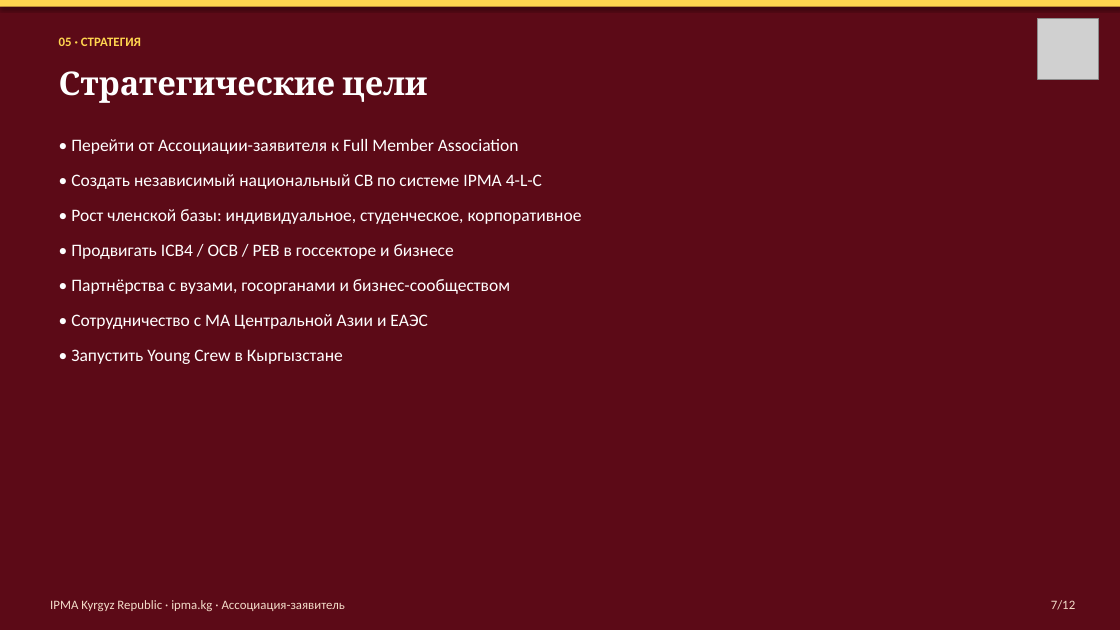
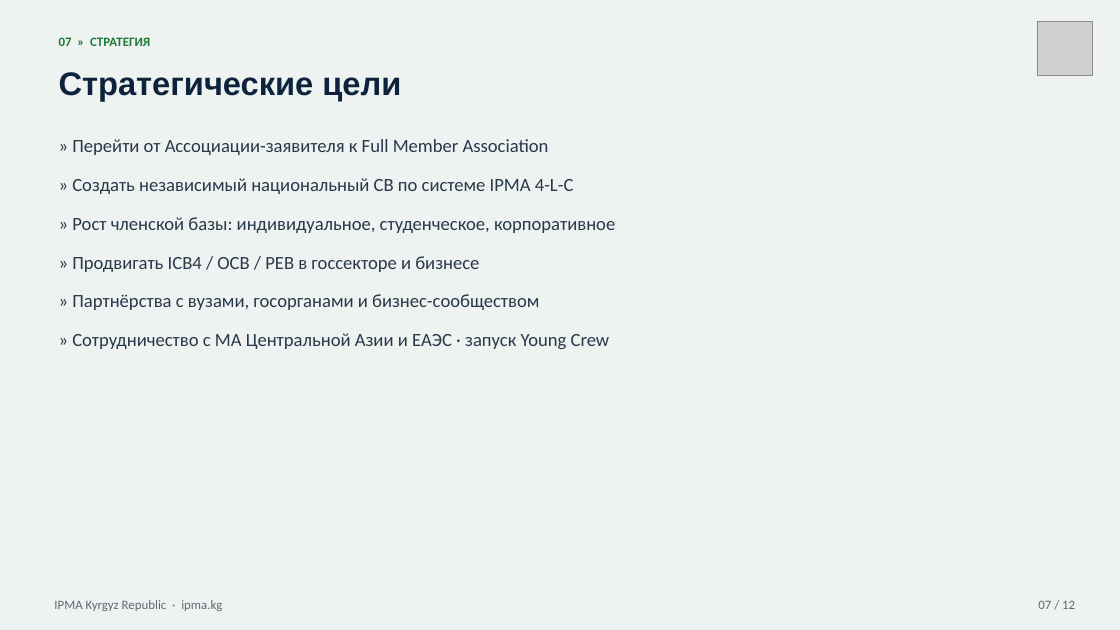
Before and after one commit to umekishev/umekishev, a slide deck: slide 7 of presentations/IPMA_Kyrgyzstan_CoD_Presentation.pptx. Drawn at 1120x630 pixels with LibreOffice and Linux fonts; fonts in the diff are those of the drawing; grey boxes stand for pictures. Boxes give left, top, right and bottom in pixels: in the first picture for what was removed or moved away, otherwise in the second. Text is boxed around its words. In the diff, an @@ line names an element or a change of style, - is before the commit and + after.

```diff
--- a/presentations/IPMA_Kyrgyzstan_CoD_Presentation.pptx
+++ b/presentations/IPMA_Kyrgyzstan_CoD_Presentation.pptx
@@ rectangle at [0, 0, 1120, 630]: fill #5C0A17 to #EEF2F1 @@
@@ rectangle removed at [0, 0, 1120, 7] @@
@@ picture: place and size @@
-picture at [1038, 18, 1098, 79]
+picture at [1038, 21, 1092, 76]
@@ text "Стратегические цели" at [59, 72, 401, 101]: font Cambria to Arial, text colour #FFFFFF to #0D223B @@
@@ text at [59, 37, 150, 46]: text changed; text colour #FFD54F to #1F7A34 @@
-05 · СТРАТЕГИЯ
+07 » СТРАТЕГИЯ
@@ text at [72, 139, 615, 349]: text changed; size 15 to 16 pt; text colour #FFFFFF to #28394A @@
-• Перейти от Ассоциации-заявителя к Full Member Association
-• Создать независимый национальный CB по системе IPMA 4-L-C
-• Рост членской базы: индивидуальное, студенческое, корпоративное
-• Продвигать ICB4 / OCB / PEB в госсекторе и бизнесе
-• Партнёрства с вузами, госорганами и бизнес-сообществом
-• Сотрудничество с MA Центральной Азии и ЕАЭС
-• Запустить Young Crew в Кыргызстане
+» Перейти от Ассоциации-заявителя к Full Member Association
+» Создать независимый национальный CB по системе IPMA 4-L-C
+» Рост членской базы: индивидуальное, студенческое, корпоративное
+» Продвигать ICB4 / OCB / PEB в госсекторе и бизнесе
+» Партнёрства с вузами, госорганами и бизнес-сообществом
+» Сотрудничество с MA Центральной Азии и ЕАЭС · запуск Young Crew
@@ text at [54, 600, 222, 611]: text changed; text colour #F3DCC9 to #5C6B72 @@
-IPMA Kyrgyz Republic · ipma.kg · Ассоциация-заявитель
+IPMA Kyrgyz Republic · ipma.kg
@@ text at [1038, 600, 1075, 609]: text changed; text colour #F3DCC9 to #5C6B72 @@
-7/12
+07 / 12
```
Also in this commit, not shown: 10 other slides changed, 1 slide added, 1 slide removed, 1 other file.
